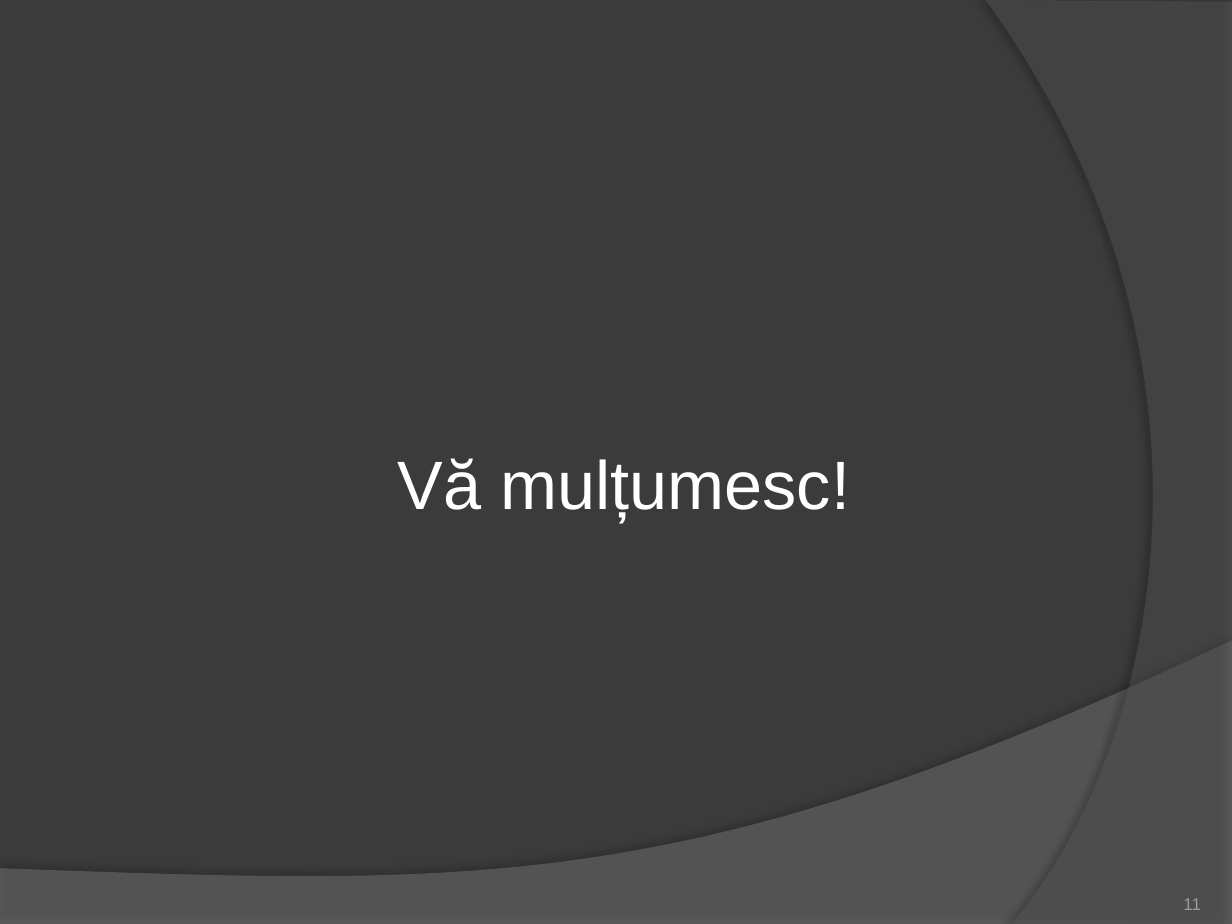
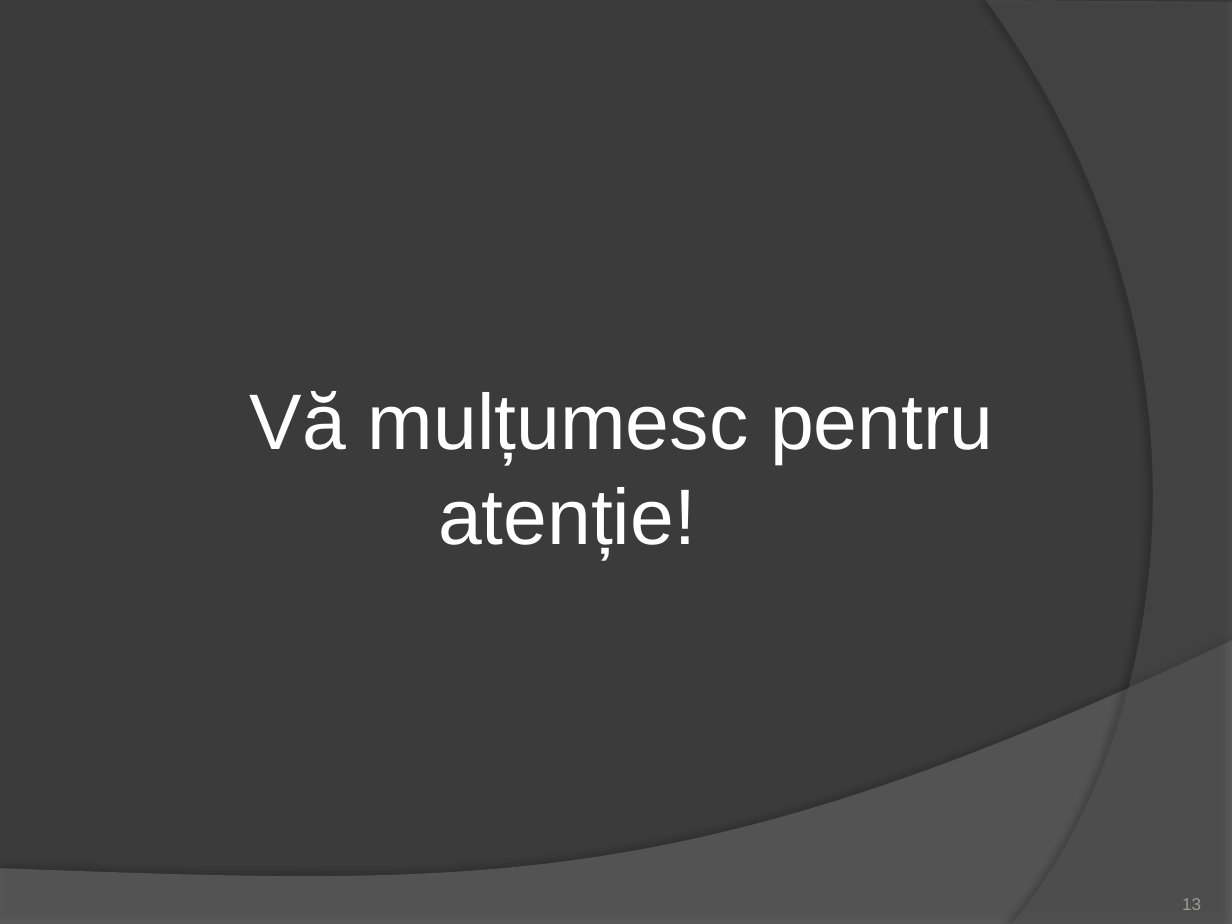
Before and after one commit to BatrinutSilviu/Licenta, a slide deck: slide 13 of ROBOTINHO.pptx (slide 11 before the commit). Drawn at 1232x924 pixels with LibreOffice and Linux fonts; fonts in the diff are those of the drawing. Boxes give left, top, right and bottom in pixels: in the first picture for what was removed or moved away, otherwise in the second. Text is boxed around its words. In the diff, an @@ line names an element or a change of style, - is before the commit and + after.

```diff
--- a/ROBOTINHO.pptx
+++ b/ROBOTINHO.pptx
@@ text at (250,391,993,559): text changed; size 40 to 46 pt @@
-Vă mulțumesc!
+Vă mulțumesc pentru atenție!
@@ page number at (1182,898,1201,910): text changed @@
-11
+13
```
Also in this commit, not shown: 3 other slides changed, 4 slides added, 2 slides removed.
